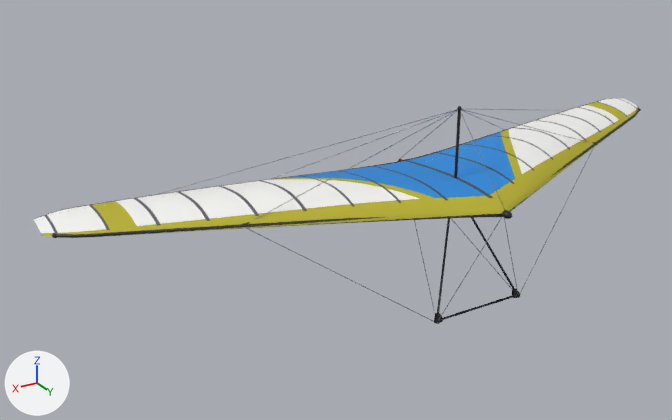
An edit to the glTF model assets/models/glider_bautek_astir.glb, drawn before and after from the same camera.
One viewpoint serves both versions: a camera (50 mm lens) standing at (7.56, 9.66, 4.87) and looking at (1.26, -0.85, -0.38). Lighting does not change. The marker at lower left points along +X, +Y and +Z. The first picture is the older version. Vertices at exactly the same position are counted once.

Names of what the first picture shows: 'ControlFrame', 'Frame', 'Sail'.
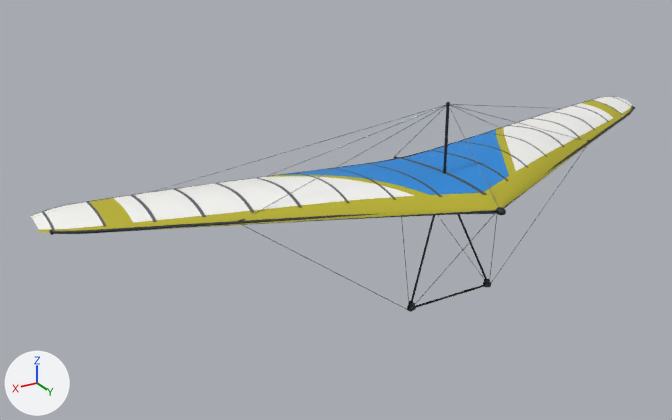
Location of each change, (x1, y1, x2, y2) in pixels of the pictures (672 x 420 px; the box of a moved part takes in the faces that stretch with it):
'Sail', moved
    before: (33, 98, 639, 236)
    after: (31, 96, 633, 233)
'Frame', reshaped
    before: (52, 106, 641, 238)
    after: (49, 102, 635, 235)
'ControlFrame', reshaped
    before: (246, 149, 593, 324)
    after: (243, 146, 587, 312)
part 2 of me_frame, moved or reshaped
    before: (552, 109, 639, 176)
    after: (545, 107, 634, 174)
part 3 of me_frame, moved or reshaped
    before: (57, 214, 502, 238)
    after: (54, 210, 496, 234)
part 4 of me_frame, moved or reshaped
    before: (454, 111, 461, 178)
    after: (443, 106, 450, 173)
part 5 of me_frame, moved or reshaped
    before: (502, 210, 512, 219)
    after: (496, 207, 506, 215)
part 6 of me_frame, moved or reshaped
    before: (460, 111, 505, 210)
    after: (449, 107, 499, 207)
part 7 of me_frame, moved or reshaped
    before: (400, 110, 458, 159)
    after: (395, 106, 446, 156)
part 8 of me_frame, moved or reshaped
    before: (462, 109, 587, 142)
    after: (452, 105, 582, 140)
part 9 of me_frame, moved or reshaped
    before: (462, 110, 505, 130)
    after: (450, 105, 500, 128)
part 10 of me_frame, moved or reshaped
    before: (481, 109, 528, 110)
    after: (450, 104, 561, 109)
part 11 of me_frame, moved or reshaped
    before: (254, 110, 457, 220)
    after: (252, 105, 446, 215)
part 12 of me_frame, moved or reshaped
    before: (271, 110, 456, 179)
    after: (268, 106, 443, 176)
part 13 of me_frame, moved or reshaped
    before: (156, 109, 458, 195)
    after: (153, 105, 445, 192)
part 14 of me_controlframe, moved or reshaped
    before: (514, 289, 520, 298)
    after: (485, 279, 491, 287)
part 15 of me_controlframe, moved or reshaped
    before: (436, 313, 443, 324)
    after: (409, 302, 416, 311)
part 16 of me_controlframe, moved or reshaped
    before: (246, 149, 593, 323)
    after: (243, 146, 587, 312)

Patch to the scene script:
```diff
--- a/assets/models/glider_bautek_astir.glb.py
+++ b/assets/models/glider_bautek_astir.glb.py
@@ me_sail @@
-me_sail.from_pydata(...)  # 3515 vertices, 6768 faces; spans x -5.28..5.28, y -1.66..1.32, z -0.04..0.3
+me_sail.from_pydata(...)  # 3515 vertices, 6768 faces; spans x -5.28..5.28, y -1.79..1.2, z -0.04..0.3
+# me_sail part 1: the whole mesh is moved by (0.0, -0.12, 0.0)
 me_sail.materials.append(mat_sail_bautek_astir)
@@ me_frame @@
-me_frame.from_pydata(...)  # 1176 vertices, 2214 faces; spans x -5.17..5.17, y -1.46..1.42, z -0.02..1.25
+me_frame.from_pydata(...)  # 1178 vertices, 2214 faces; spans x -5.17..5.17, y -1.58..1.29, z -0.02..1.25
+# me_frame part 2: the loose piece of 310 vertices spanning x -5.13..0.02, y -1.16..1.32, z -0.01..0.11 is moved by (0.0, -0.13, 0.0)
+# me_frame part 3: the loose piece of 310 vertices spanning x -0.02..5.13, y -1.16..1.32, z -0.01..0.11 is moved by (0.0, -0.13, 0.0)
+# me_frame part 4: the loose piece of 16 vertices spanning x -0.02..0.02, y 0.23..0.27, z 0.06..1.21 is moved by (0.0, -0.25, 0.0)
+# me_frame part 5: the loose piece of 57 vertices spanning x -0.06..0.06, y 1.24..1.42, z 0.03..0.13 is moved by (0.0, -0.12, 0.0)
+# me_frame part 6: the loose piece of 12 vertices spanning x 0.0, y 0.25..1.32, z 0.09..1.21 is scaled about its middle by (1, 1.12, 1), then moved by (0.0, -0.19, 0.0)
+# me_frame part 7: the loose piece of 12 vertices spanning x 0.0, y -1.1..0.25, z 0.08..1.21 is scaled about its middle by (1, 0.907, 1), then moved by (0.0, -0.19, 0.0)
+# me_frame part 8: the loose piece of 12 vertices spanning x -3.06..0.0, y -0.14..0.25, z 0.05..1.21 is scaled about its middle by (1, 0.678, 1), then moved by (0.0, -0.19, 0.0)
+# me_frame part 9: the loose piece of 12 vertices spanning x -2.11..0.0, y -1.2..0.25, z 0.14..1.21 is scaled about its middle by (1, 0.914, 1), then moved by (0.0, -0.19, 0.0)
+# me_frame part 10: the loose piece of 12 vertices spanning x -3.69..0.0, y -1.46..0.25, z 0.15..1.21 is scaled about its middle by (1, 0.927, 1), then moved by (0.0, -0.19, 0.0)
+# me_frame part 11: the loose piece of 12 vertices spanning x 0.0..3.06, y -0.14..0.25, z 0.05..1.21 is scaled about its middle by (1, 0.678, 1), then moved by (0.0, -0.19, 0.0)
+# me_frame part 12: the loose piece of 12 vertices spanning x 0.0..2.11, y -1.2..0.25, z 0.14..1.21 is scaled about its middle by (1, 0.914, 1), then moved by (0.0, -0.19, 0.0)
+# me_frame part 13: the loose piece of 12 vertices spanning x 0.0..3.69, y -1.46..0.25, z 0.15..1.21 is scaled about its middle by (1, 0.927, 1), then moved by (0.0, -0.19, 0.0)
+# other edits to the shape of me_frame do not show in these pictures
 me_frame.materials.append(mat_tube_bautek_astir)
@@ me_controlframe @@
-me_controlframe.from_pydata(...)  # 1918 vertices, 3528 faces; spans x -3.06..3.06, y -1.05..1.27, z -1.54..0.09
+me_controlframe.from_pydata(...)  # 1918 vertices, 3528 faces; spans x -3.06..3.06, y -1.18..1.15, z -1.65..0.09
+# me_controlframe part 14: the loose piece of 42 vertices spanning x -0.74..-0.63, y 0.88..0.94, z -1.52..-1.39 is scaled about its middle by (1, 0.418, 1.08), then moved by (0.0, -0.62, -0.12)
+# me_controlframe part 15: the loose piece of 42 vertices spanning x 0.63..0.74, y 0.88..0.94, z -1.52..-1.39 is scaled about its middle by (1, 0.418, 1.08), then moved by (0.0, -0.62, -0.12)
+# me_controlframe part 16: 970 of 1918 vertices moved; they spanned x -3.06..3.06, y -1.05..1.27, z -1.53..0.06 and now span x -3.06..3.06, y -1.18..1.15, z -1.65..0.06; mean shift (0.0, -0.59, -0.11); largest move (0.73, 0.89, -1.53) -> (0.73, 0.24, -1.65)
+# other edits to the shape of me_controlframe do not show in these pictures
 me_controlframe.materials.append(mat_fitting)
```
